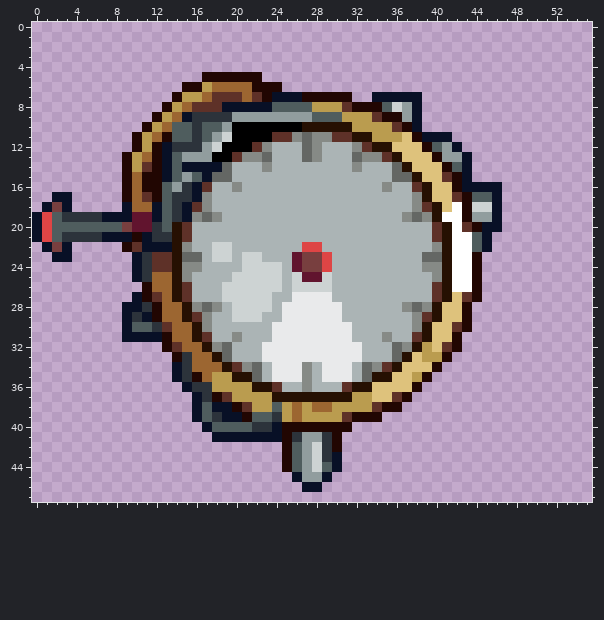
Edited in one commit: pixel-art sprite (SteampunkArsenal/HUD/PressureGaugeBG_C.png). Above is the file before it was changed.
The file is 112x96 pixels, drawn in blocks of 2x2; one block is one cell here. Colours within 5 levels of each other are drawn and written as one.
And afterwards:
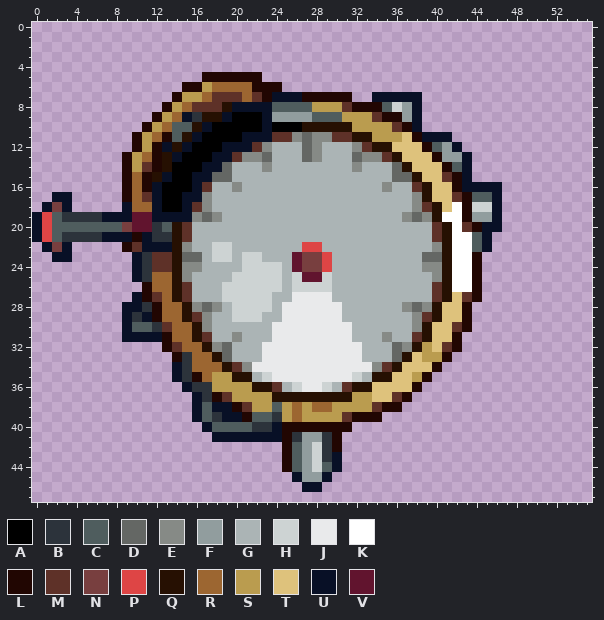
Palette (. is transparent): A #000000  B #2c333b  C #4f5d5e  D #646764  E #868a86  F #919d9e  G #abb4b5  H #cdd3d3  J #e9eaeb  K #ffffff  L #210602  M #5e3128  N #783f3f  P #de4545  Q #261002  R #9c6631  S #ba9c4f  T #dec27c  U #081026  V #61142e
Edits made:
The edit turns colour B into colour A in row 12 at x 16; in row 16 at x 15; in rows 17 to 18 at x 14.
The edit turns colour C into colour A in row 10 at x 18; in row 11 at x 17; in rows 14 to 15 at x 14; in rows 16 to 18 at x 13.
The edit turns colour F into colour A in row 9 at x 20 to 22; in row 10 at x 19; in row 11 at x 18; in row 12 at x 17; in row 13 at x 15 to 17; in row 15 at x 15.
The edit turns colour F into colour A in row 16 at x 14.
The edit turns colour H into colour A in row 11 at x 19; in row 12 at x 18.
The edit turns colour U into colour A in row 14 at x 15 to 16.
The edit turns colour D into colour G in row 35 at x 22 and 33.
The edit turns colour G into colour H in row 35 at x 23 and 32; in row 36 at x 26 and 29.
The edit turns colour D into colour J in row 34 at x 22 and 33.
The edit turns colour E into colour J in rows 34 to 36 at x 27.
The edit turns colour G into colour J in row 34 at x 23, 28 and 32; in rows 35 to 36 at x 28.
The edit turns colour B into colour Q in row 9 at x 17 to 18; in row 10 at x 16; in row 12 at x 14.
The edit turns colour C into colour Q in row 11 at x 15.
The edit turns colour L into colour Q in row 15 at x 12.
The edit turns colour U into colour Q in row 8 at x 19; in rows 13 to 14 at x 13.
The edit turns colour A into colour U in row 10 at x 23; in row 11 at x 21 to 23; in row 12 at x 19 to 21; in row 13 at x 18 to 19.
The edit turns colour B into colour U in row 9 at x 19; in row 11 at x 16; in row 12 at x 15; in row 17 at x 15; in row 19 at x 14.
The edit turns colour C into colour U in row 10 at x 17; in row 13 at x 14; in row 15 at x 16; in row 19 at x 13.
The edit turns colour F into colour U in row 9 at x 23.
The edit turns colour L into colour U in rows 16 to 17 at x 12.
Pixel boxes of the changes (left, top, right, bottom) in both pictures:
changed: (152, 102, 272, 222)
changed: (252, 362, 372, 392)
